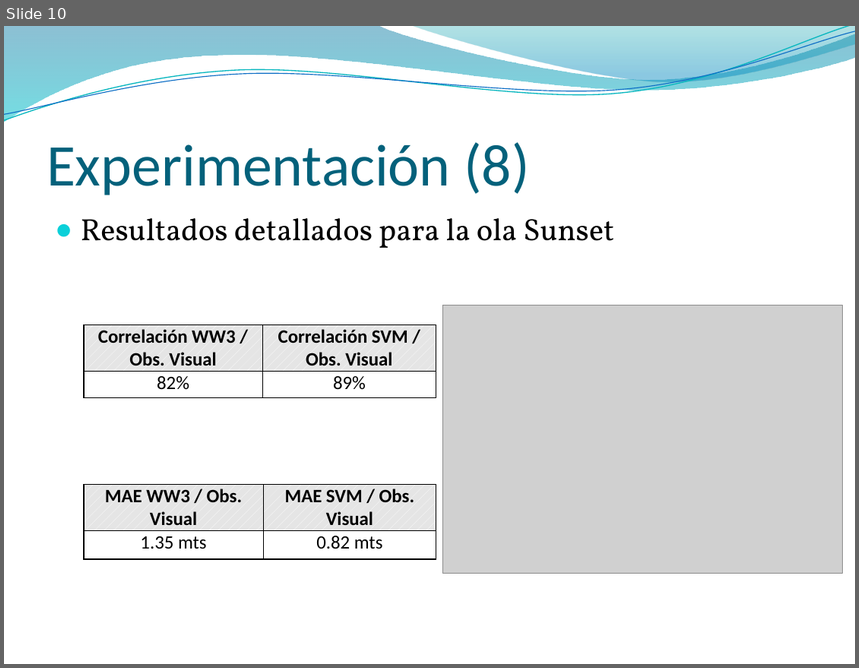
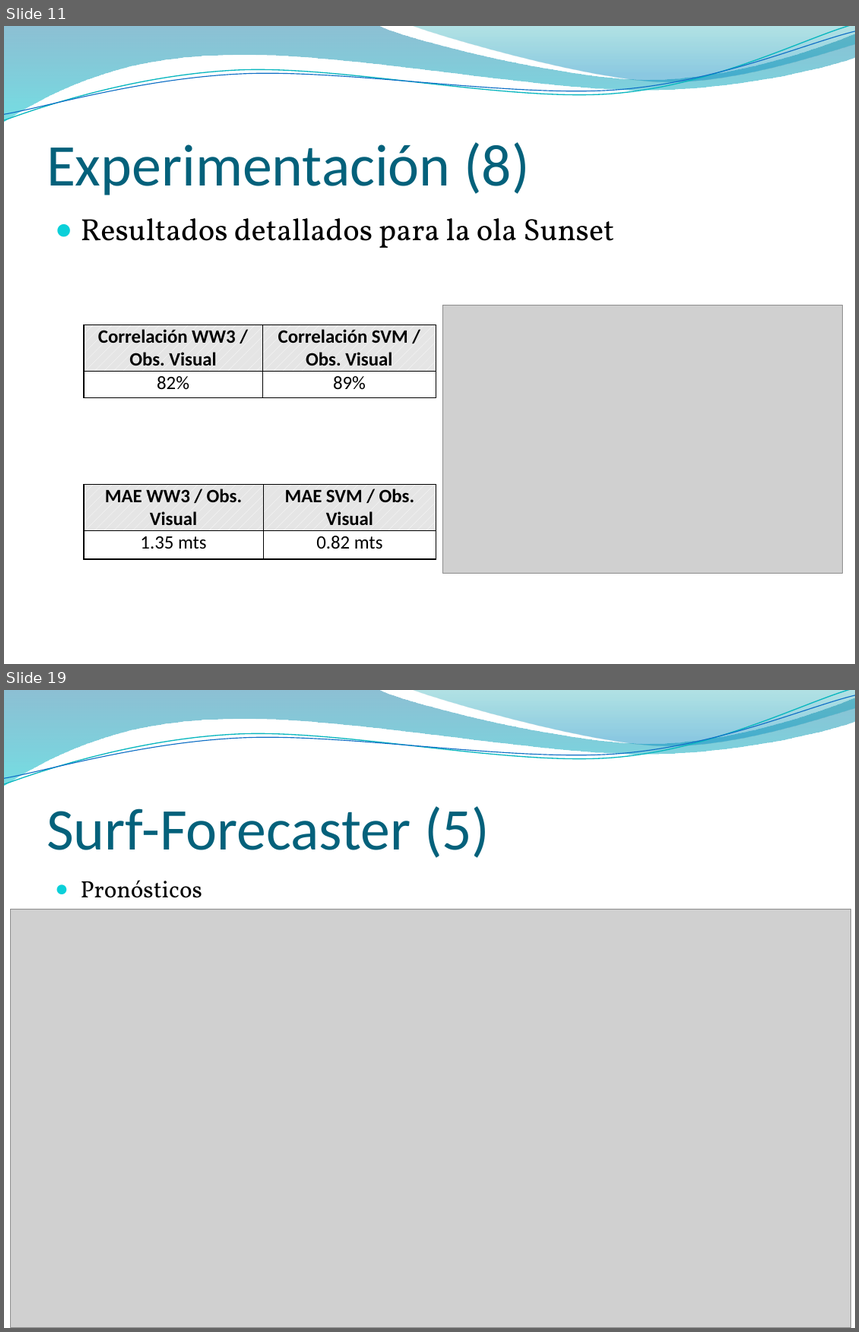
Before and after one commit to jaffadog/neuralito, a slide deck: neuralito/ArfGen/docs/Entregas/Informe Final/presentacion/maxi.pptx. Shown one above the other, each under a label of ours: slide 10 before the commit, slides 11 and 19 after it; the slides between them are not shown. The pictures are 859x668 and 859x1332 pixels, drawn with LibreOffice and Linux fonts; fonts in the diff are those of the drawing; grey boxes stand for pictures; background and template pictures are left out. Boxes give left, top, right and bottom in pixels: in the first picture for what was removed or moved away, otherwise in the second. Text is boxed around its words. In the diff, an @@ line names an element or a change of style, - is before the commit and + after.

```diff
--- a/neuralito/ArfGen/docs/Entregas/Informe Final/presentacion/maxi.pptx
+++ b/neuralito/ArfGen/docs/Entregas/Informe Final/presentacion/maxi.pptx
@@ slide 19 added at box(4, 690, 855, 1328), background picture (left out); not listed: 4 template elements that a slide beside it also shows @@
@@ title added at box(47, 806, 490, 858), 50 pt, text #04617B @@
+Surf-Forecaster (5)
@@ text added at box(81, 880, 202, 898), 20 pt, text #000000 @@
+● Pronósticos
@@ picture added at box(11, 910, 852, 1328) @@
@@ what was slide 10 is now slide 11 @@
```
Also in this commit, not shown: 1 slide changed, 13 other slides added.
